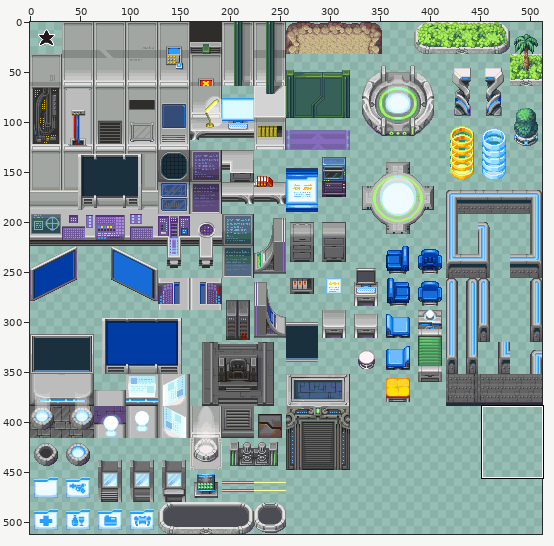
A sprite sheet gets an edit: Assets/Maps/Tiled/sprites/Tecno02.png. Above, an overview of the earlier version with the close-up marked.
Close-up. Before the commit:
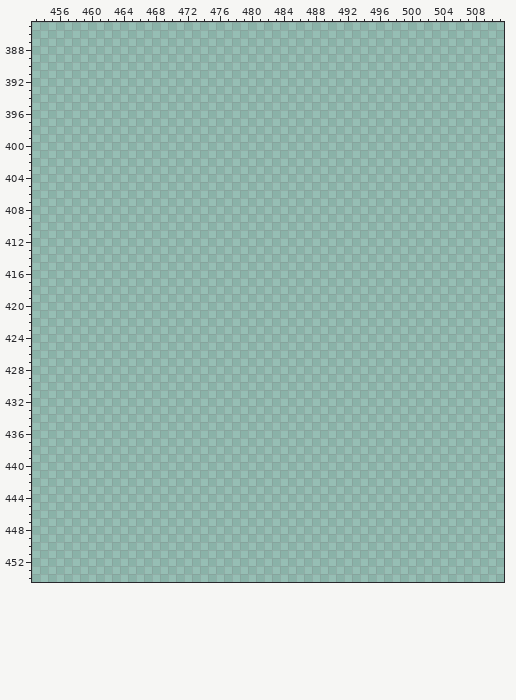
The file is 512x512 pixels. Colours within 5 levels of each other are drawn and written as one. Shown: x 453..511, y 385..454.
Now the later version:
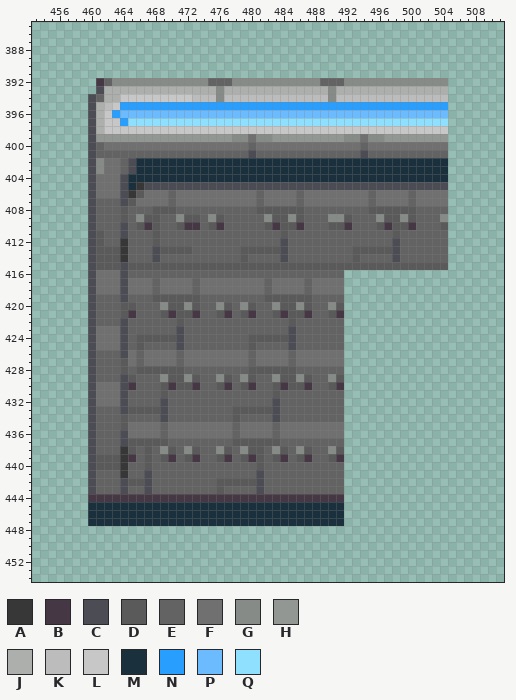
Palette (. is transparent): A #373737  B #453844  C #4c4c54  D #5a5a5a  E #636363  F #707070  G #878b87  H #939793  J #adafad  K #bcbcbc  L #c6c7c6  M #1b303d  N #289eff  P #6cbbff  Q #8fdfff
Edits made:
y 392: x 461..504 ............................................ -> BEGGGGGGGGGGGGEEEGGGGGGGGGGGEEEGGGGGGGGGGGGG
y 393: x 461..504 ............................................ -> CJJJJJJJJJJJJJJGJJJJJJJJJJJJJGJJJJJJJJJJJJJJ
y 394: x 460..504 ............................................. -> CEJJLLLLLLLLLKKKGKKKKKKKKKKKKKGKKKKKKKKKKKKKK
y 395: x 460..504 ............................................. -> CJKLNNNNNNNNNNNNNNNNNNNNNNNNNNNNNNNNNNNNNNNNN
y 396: x 460..504 ............................................. -> CJLNPPPPPPPPPPPPPPPPPPPPPPPPPPPPPPPPPPPPPPPPP
y 397: x 460..504 ............................................. -> CJLLNQQQQQQQQQQQQQQQQQQQQQQQQQQQQQQQQQQQQQQQQ
y 398: x 460..504 ............................................. -> CJLLLLLLLLLLLLLLLLLLLLLLLLLLLLLLLLLLLLLLLLLLL
y 399: x 460..504 ............................................. -> CHHHHHHHHHHHHHHHHHGGFGGHHHHHHHHHGGFGGHHHHHHHH
y 400: x 460..504 ............................................. -> CEFFFFFFFFFFFFFFFFFFEFFFFFFFFFFFFFEFFFFFFFFFF
y 401: x 460..504 ............................................. -> CEEEEEEEEEEEEEEEEEEECEEEEEEEEEEEEECEEEEEEEEEE
y 402..403: x 460..504 ............................................. -> CGFFECMMMMMMMMMMMMMMMMMMMMMMMMMMMMMMMMMMMMMMM
y 404: x 460..504 ............................................. -> CFFFCMMMMMMMMMMMMMMMMMMMMMMMMMMMMMMMMMMMMMMMM
y 405: x 460..504 ............................................. -> CFFFCMACCCCCCCCCCCCCCCCCCCCCCCCCCCCCCCCCCCCCC
y 406: x 460..504 ............................................. -> CFFFCADFFFEFFFFFFFFFFEFFFFEFFFFFFFFEFFFFEFFFF
y 407: x 460..504 ............................................. -> CEEECDFFFFEFFFFFFFFFFEFFFFEFFFFFFFFEFFFFEFFFF
y 408: x 460..504 ............................................. -> CEEEDEEEDDDEEEEEEEEEEDDDDDDEEEEEEEEDDDDDDEEEE
y 409: x 460..504 ............................................. -> CEEEDEGDDEEGDDEGDEEEEEGDDGDEEEGGDEEEGDDGDEEEG
y 410: x 460..504 ............................................. -> CEEECEDBDEEDBBEDBEEEEEDBDDBEEEDDBEEEDBDDBEEED
y 411: x 460..504 ............................................. -> CDEECEEEDEEEEEEEEEEEEEEEDEEEEEEEEEEEEEDEEEEEE
y 412: x 460..504 ............................................. -> CDEEAEEEDEEEEEEEEEEEEEEECEEEEEEEEEEEEECEEEEEE
y 413: x 460..504 ............................................. -> CDDDAEEECDDDDEEEEEEDDDDDCEEEEEEEEDDDDDCEEEEEE
y 414: x 460..504 ............................................. -> CDDDAEEECEEEEEEEEEEDEEEECEEEEEEEEDEEEECEEEEEE
y 415: x 460..504 ............................................. -> CDDDCDDDDDDDDDDDDDDDDDDDDDDDDDDDDDDDDDDDDDDDD
y 416: x 460..491 ................................ -> CFFFCEEEEEEEEEEEEEEEEEEEEEEEEEEE
y 417..418: x 460..491 ................................ -> CFFFCFFFEFFFFEFFFFFFFFEFFFFEFFFF
y 419: x 460..491 ................................ -> CEEECEEEDDDDDDEEEEEEEEDDDDDDEEEE
y 420: x 460..491 ................................ -> CEEEDDEEEGDDGDEEGDEGDEEGDDGDEEGD
y 421: x 460..491 ................................ -> CEEEDBEEEDBDDBEEDBEDBEEDBDDBEEDB
y 422: x 460..491 ................................ -> CEEECEEEEEEDEEEEEEEEEEEEEDEEEEEE
y 423: x 460..491 ................................ -> CFFFCEEEEEECEEEEEEEEEEEEECEEEEEE
y 424: x 460..491 ................................ -> CFFFCEDDDDDCEEEEEEEEDDDDDCEEEEEE
y 425: x 460..491 ................................ -> CFFFCEDEEEECEEEEEEEEDEEEECEEEEEE
y 426: x 460..491 ................................ -> CEEECFEFFFFEFFFFFFFFEFFFFEFFFFFF
y 427: x 460..491 ................................ -> CEEEDFEFFFFEFFFFFFFFEFFFFEFFFFFF
y 428: x 460..491 ................................ -> CEEEDEDDDDDDEEEEEEEEDDDDDDEEEEEE
y 429: x 460..491 ................................ -> CEEECDEEEGDDGDEEGDEGDEEGDDGDEEGD
y 430: x 460..491 ................................ -> CFFFCBEEEDBDDBEEDBEDBEEDBDDBEEDB
y 431: x 460..491 ................................ -> CFFFCEEEEDEEEEEEEEEEEEEDEEEEEEEE
y 432: x 460..491 ................................ -> CFFFCEEEECEEEEEEEEEEEEECEEEEEEEE
y 433: x 460..491 ................................ -> CEEECDDDDCEEEEEEEEDDDDDCEEEEEEEE
y 434: x 460..491 ................................ -> CEEEDEEEECEEEEEEEEDEEEECEEEEEEEE
y 435: x 460..491 ................................ -> CEEEDFFFFEFFFFFFFFEFFFFEFFFFFFFF
y 436: x 460..491 ................................ -> CEEECFFFFEFFFFFFFFEFFFFEFFFFFFFF
y 437: x 460..491 ................................ -> CEEECDDDDDEEEEEEEEDDDDDDEEEEEEEE
y 438: x 460..491 ................................ -> CEEEADEDEGDEGDEEGDEGDDEGDEGDEEGD
y 439: x 460..491 ................................ -> CDDDABEDEDBEDBEEDBEDBDEDBEDBEEDB
y 440: x 460..491 ................................ -> CDDDAEEDEEEEEEEEEEEEEDEEEEEEEEEE
y 441: x 460..491 ................................ -> CEEEAEECEEEEEEEEEEEEECEEEEEEEEEE
y 442: x 460..491 ................................ -> CEEECDDCEEEEEEEEDDDDDCEEEEEEEEEE
y 443: x 460..491 ................................ -> CEEECEECEEEEEEEEDEEEECEEEEEEEEEE
y 444: x 460..491 ................................ -> BBBBBBBBBBBBBBBBBBBBBBBBBBBBBBBB
y 445..447: x 460..491 ................................ -> MMMMMMMMMMMMMMMMMMMMMMMMMMMMMMMM
Pixel boxes of the changes (left, top, right, bottom) in both close-ups:
added: (88, 78, 448, 526)
